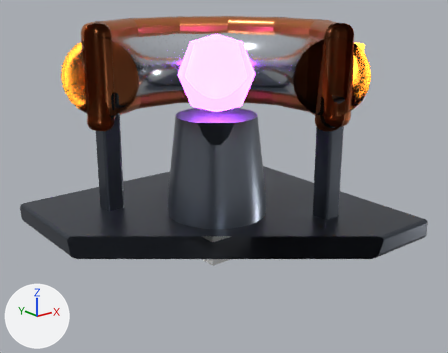
A saved change to the FBX model art/export/fbx/Fusion.fbx.
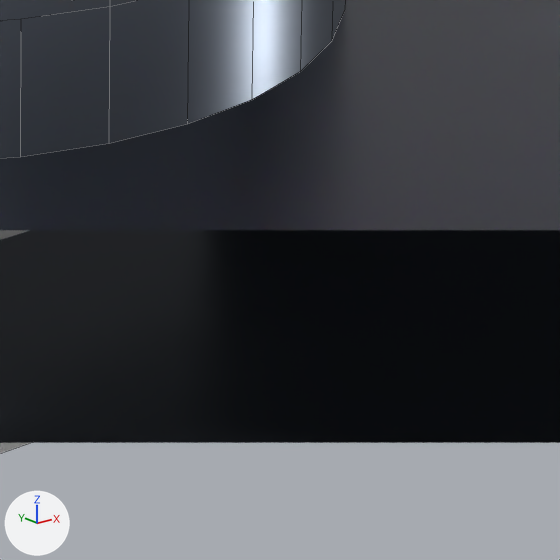
Each version is shown whole from a camera (50 mm lens) standing at (-7.36, -9.43, 4.87) and looking at (-0.01, -0.24, 1.2), then close up on the part from 51% to 64% of the width and 60% to 77% of the height. Every picture has the same lights, and +X, +Y and +Z are marked at lower left. The older version's two pictures come first. The close-ups show mesh edges as thin lines. Everything nearer to the camera than a plane just in front of the edit is cut away. Where no turn or scale is listed for an object, it has been applied to the vertices.

Objects in the first close-up: 'Body__MetalDark.033', 'Body__Steel.019' and 1 more.
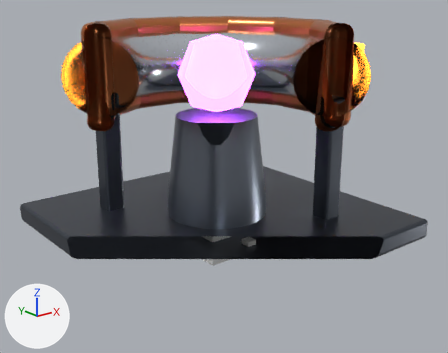
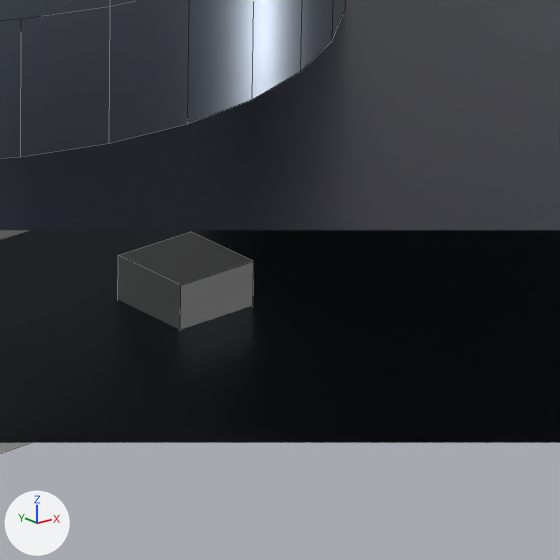
The change, as a list of edits to the scene's bpy script:
```text
Add me_origin__axisz:
    me_origin__axisz.from_pydata(...)  # a box spanning x -0.1..0.1, y -0.1..0.1, z -0.1..0.1
Add ob_origin__axisz:
    ob_origin__axisz = bpy.data.objects.new('Origin__AxisZ', me_origin__axisz)
    ob_origin__axisz.location = (0.0, -1.0, 0.0)
```

Boxes [x1, y1, x2, y2] around the edits, measured in the close-ups (560 x 560 px):
'Origin__AxisZ', added: after [118, 232, 254, 330]
